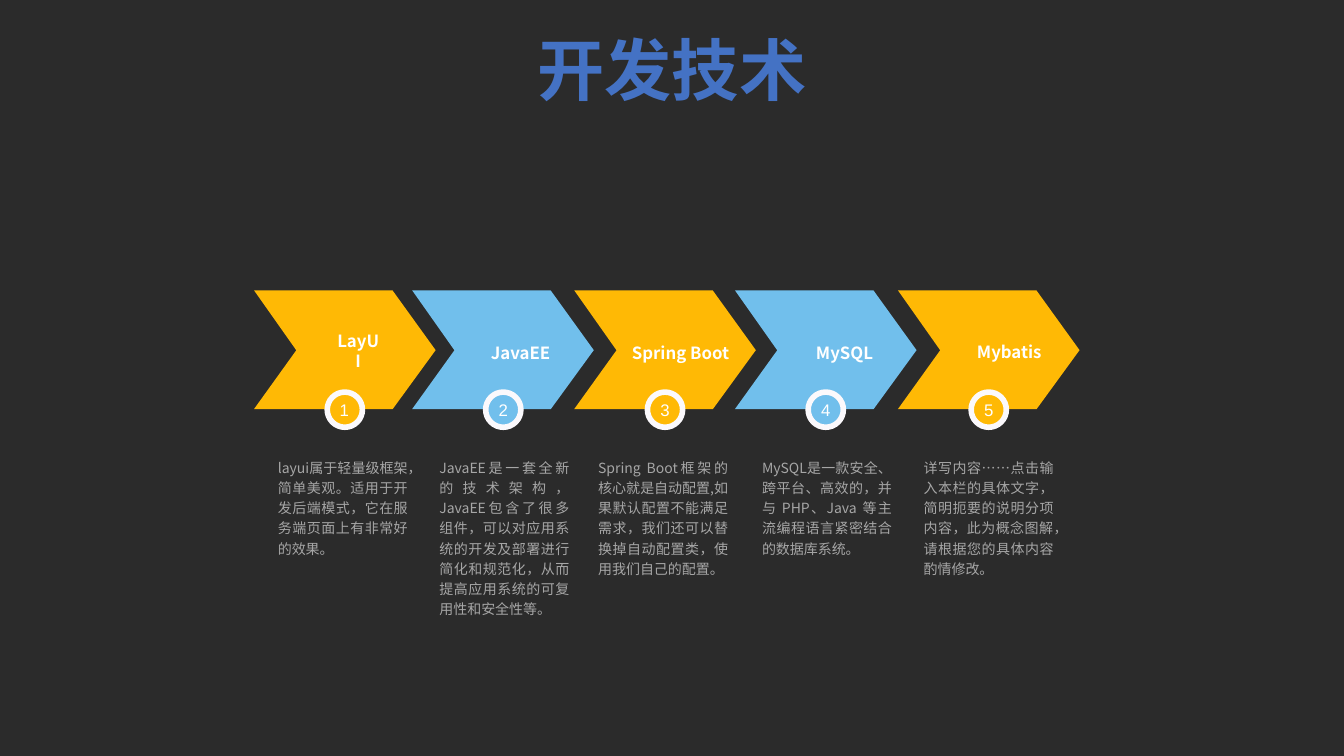
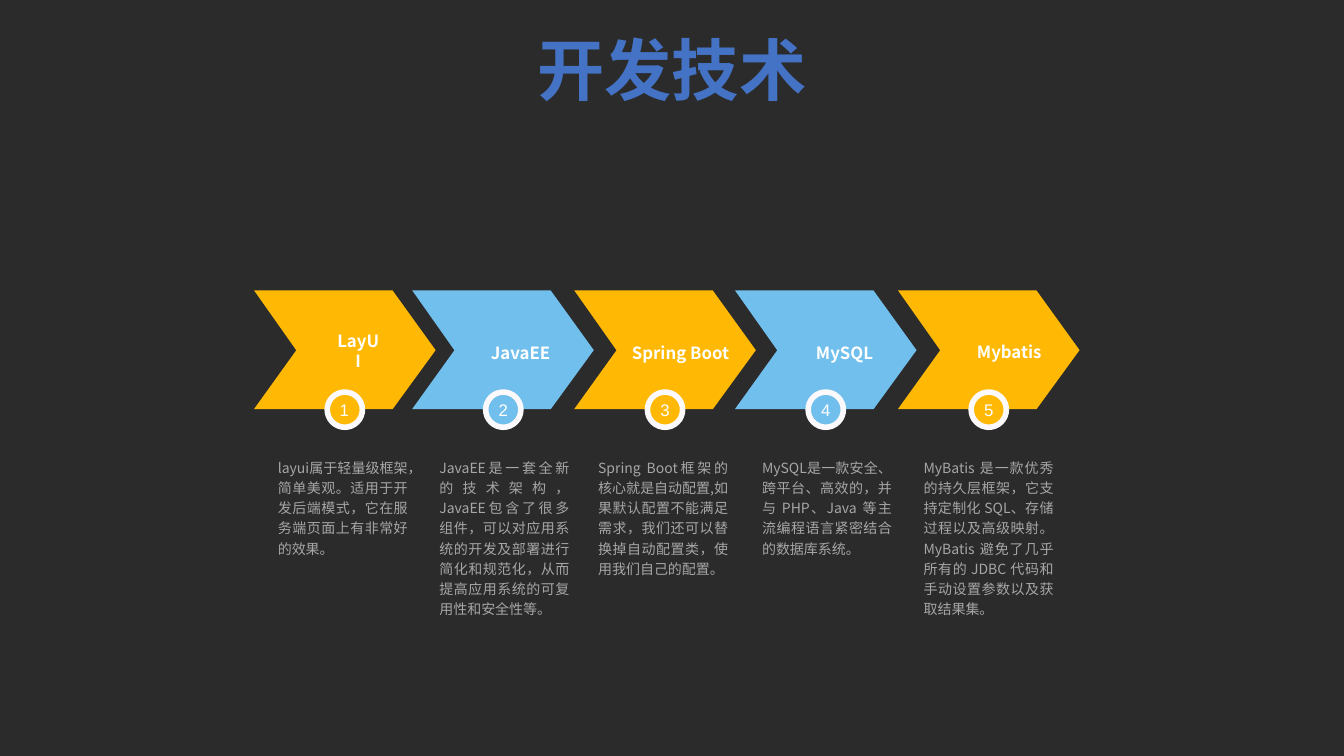
Before and after one commit to HolyShiftt/teach, a slide deck: slide 11 of document/中期答辩.pptx. Drawn at 1344x756 pixels with LibreOffice and Linux fonts; fonts in the diff are those of the drawing; background and template pictures are left out; a plain dark background stands for a picture behind light text. Boxes give left, top, right and bottom in pixels: in the first picture for what was removed or moved away, otherwise in the second. Text is boxed around its words. In the diff, an @@ line names an element or a change of style, - is before the commit and + after.

```diff
--- a/document/中期答辩.pptx
+++ b/document/中期答辩.pptx
@@ text at (x1=924, y1=461, x2=1054, y2=615): text changed @@
-详写内容……点击输入本栏的具体文字，简明扼要的说明分项内容，此为概念图解，请根据您的具体内容酌情修改。
+MyBatis 是一款优秀的持久层框架，它支持定制化 SQL、存储过程以及高级映射。MyBatis 避免了几乎所有的 JDBC 代码和手动设置参数以及获取结果集。
```
